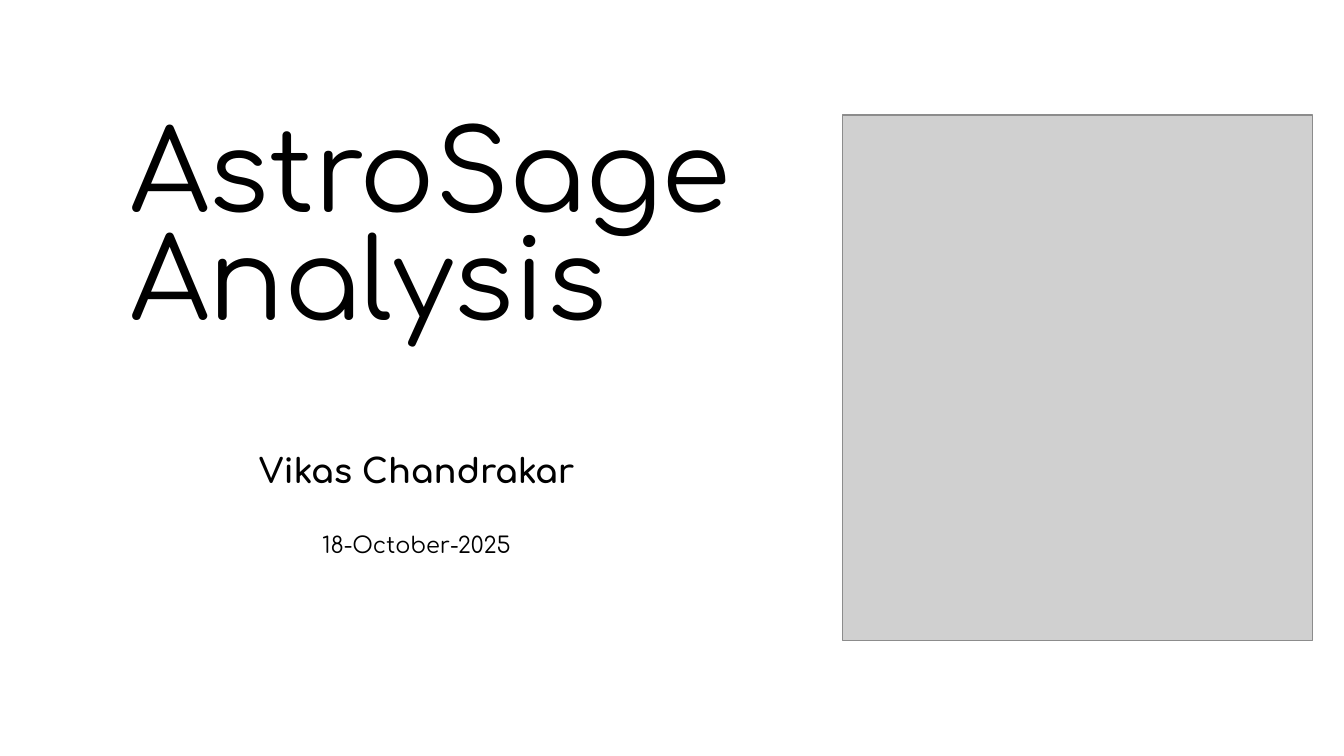
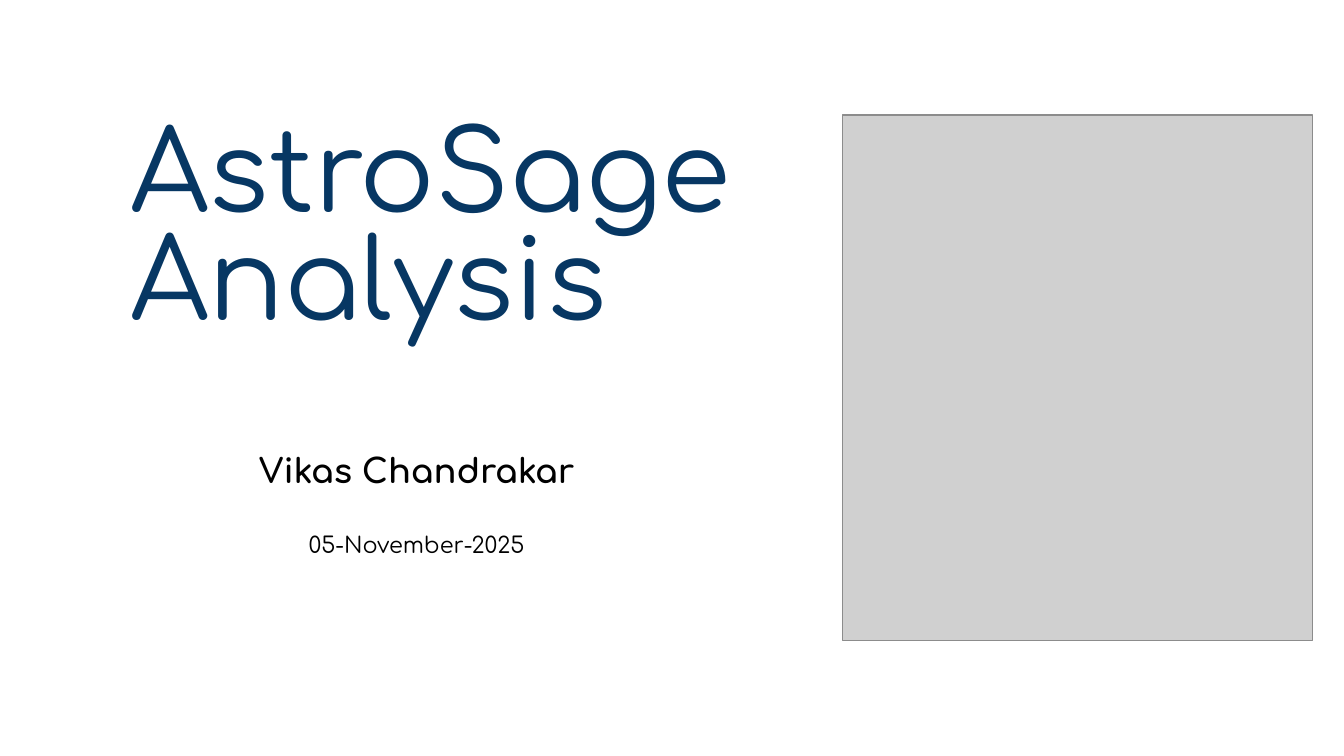
Before and after one commit to vikas9074122983/AstroSage_analysis_excel_dashboard_project, a slide deck: slide 1 of Atrosage_analysis_Vikas.pptx. Drawn at 1344x756 pixels with LibreOffice and Linux fonts; fonts in the diff are those of the drawing; grey boxes stand for pictures. Boxes give left, top, right and bottom in pixels: in the first picture for what was removed or moved away, otherwise in the second. Text is boxed around its words. In the diff, an @@ line names an element or a change of style, - is before the commit and + after.

```diff
--- a/Atrosage_analysis_Vikas.pptx
+++ b/Atrosage_analysis_Vikas.pptx
@@ title "AstroSage Analysis" at <box>130,123,730,346</box>: text colour #000000 to #073763 @@
@@ subtitle at <box>309,535,525,553</box>: text changed @@
-18-October-2025
+05-November-2025
```
Also in this commit, not shown: 19 other slides changed, 1 slide added, 6 slides removed, 2 other files.
